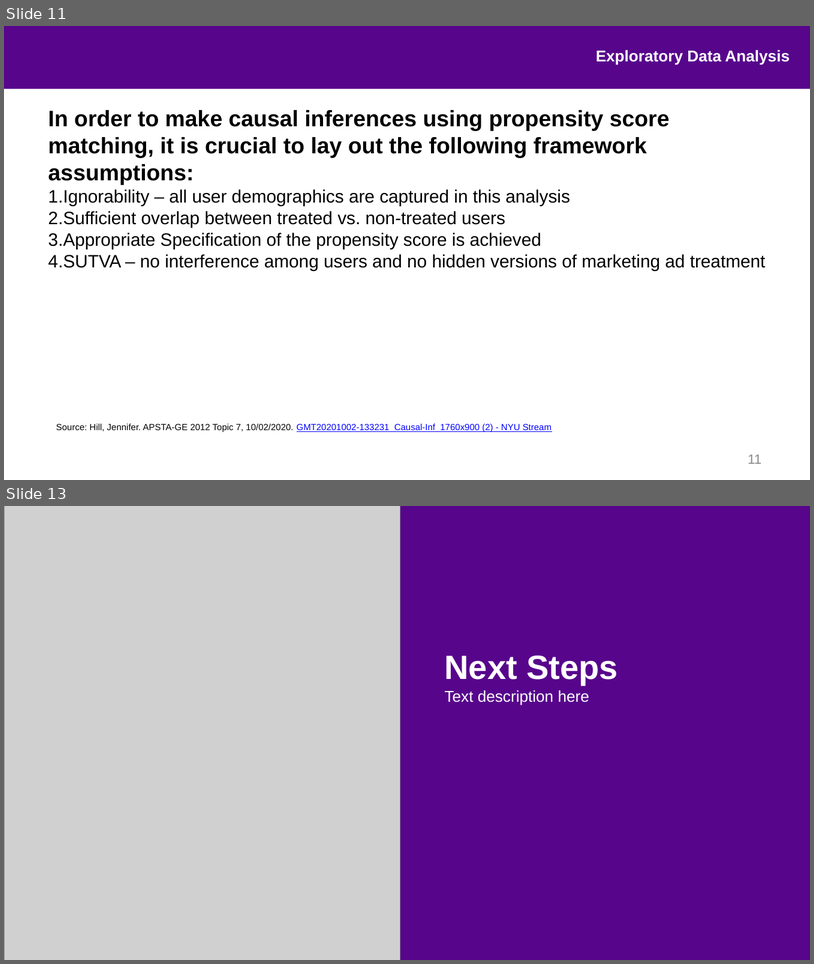
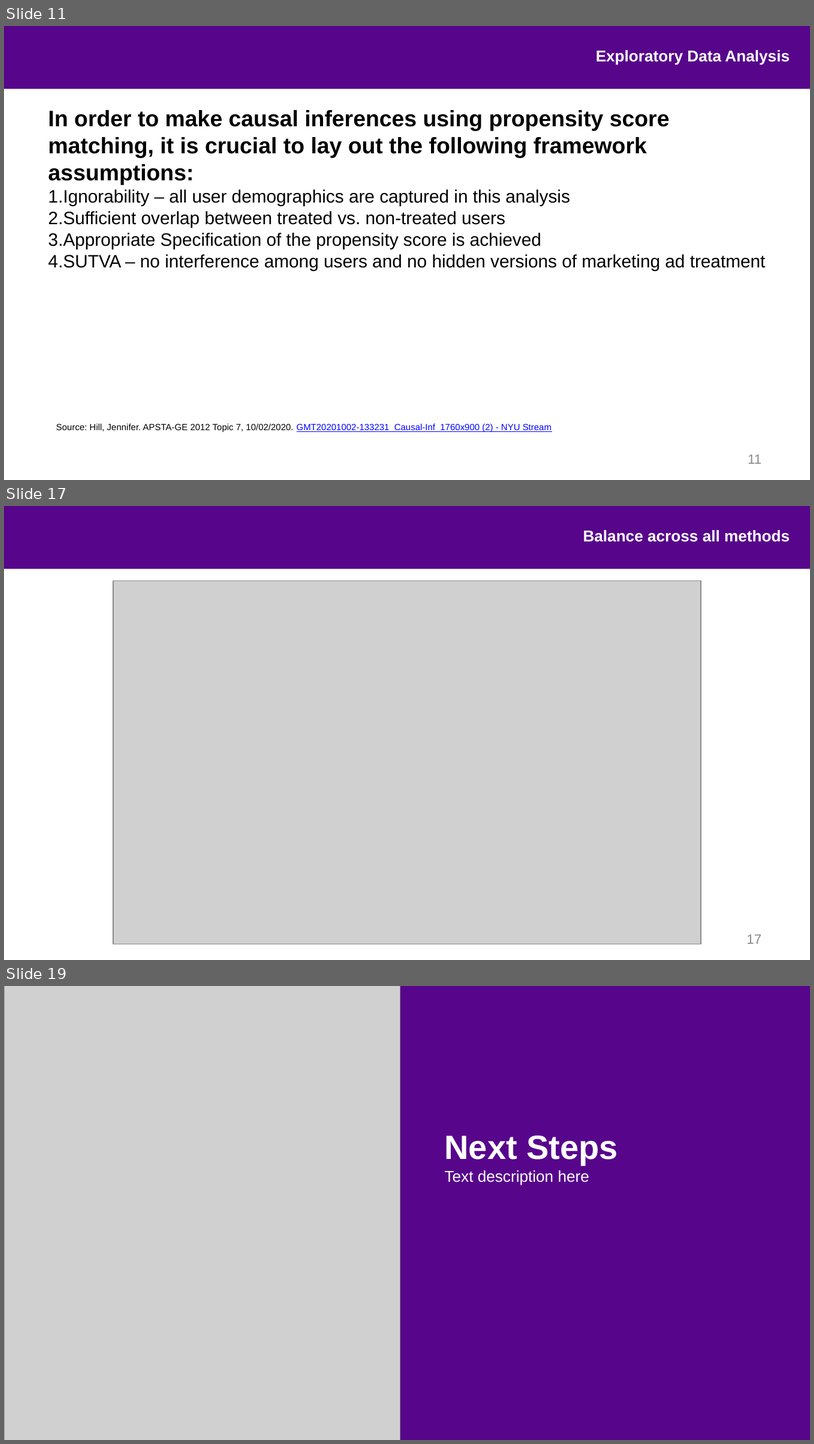
Before and after one commit to ajpag/Airbnb-Causal-Inference, a slide deck: presentation/airbnb_causal_inference.pptx. Shown one above the other, each under a label of ours: slides 11 and 13 before the commit, slides 11, 17 and 19 after it; the slides between them are not shown. The pictures are 814x964 and 814x1444 pixels, drawn with LibreOffice and Linux fonts; fonts in the diff are those of the drawing; grey boxes stand for pictures; background and template pictures are left out. Boxes give left, top, right and bottom in pixels: in the first picture for what was removed or moved away, otherwise in the second. Text is boxed around its words. In the diff, an @@ line names an element or a change of style, - is before the commit and + after.

```diff
--- a/presentation/airbnb_causal_inference.pptx
+++ b/presentation/airbnb_causal_inference.pptx
@@ slide 17 added at (x1=4, y1=506, x2=810, y2=960), background #FFFFFF; not listed: 1 template element that a slide beside it also shows @@
@@ text added at (x1=584, y1=530, x2=790, y2=542), 14 pt, text #FFFFFF, bold @@
+Balance across all methods
@@ picture added at (x1=113, y1=581, x2=701, y2=944) @@
@@ page number added at (x1=747, y1=934, x2=762, y2=943), 12 pt, text #898989 @@
+17
@@ what was slide 13 is now slide 19 @@
```
Also in this commit, not shown: 6 other slides added, 1 slide removed.
